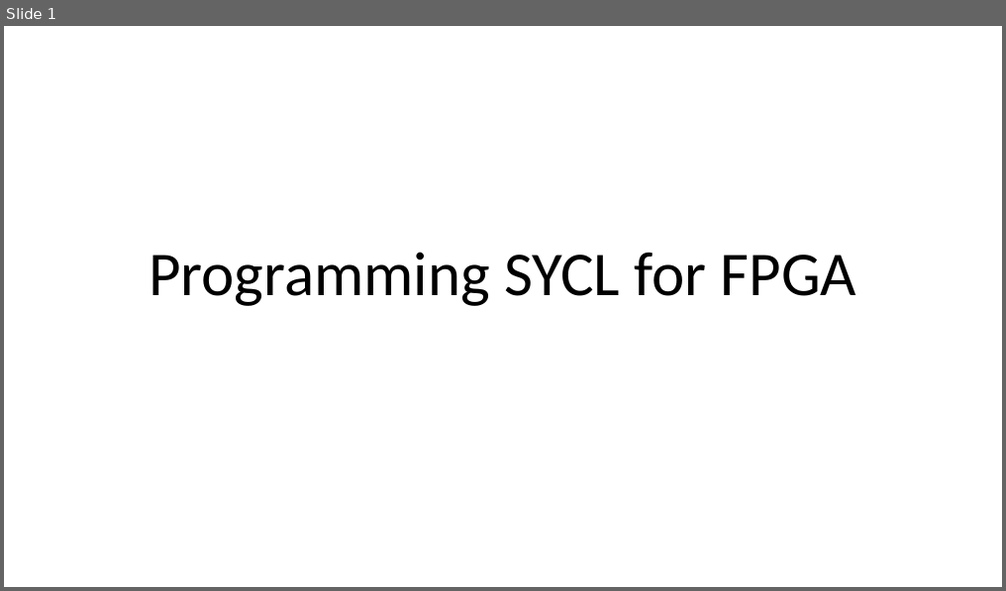
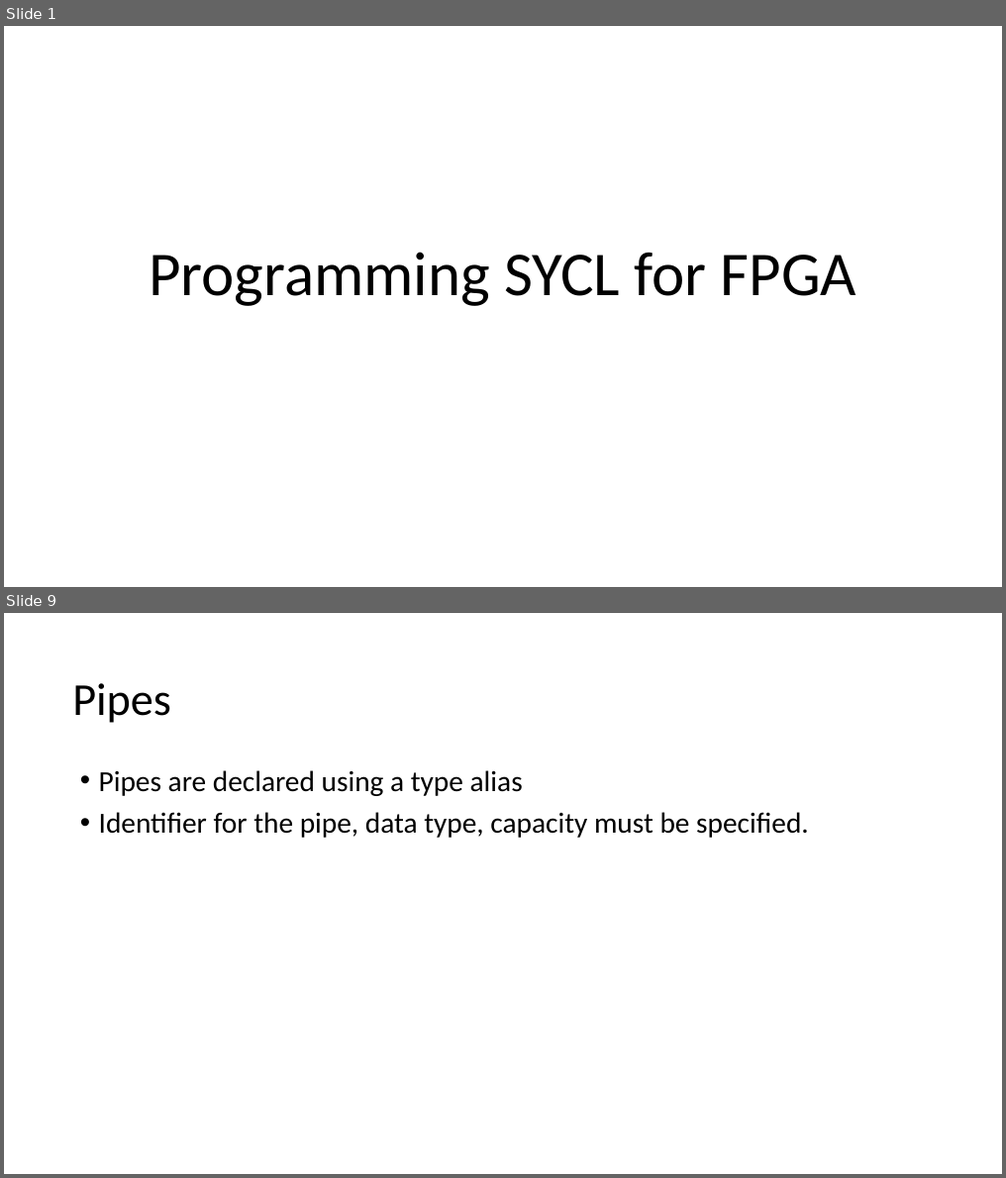
Before and after one commit to BenjaminMFindley/Reconfig-2-SYCL-DPCPP, a slide deck: Slides/SYCL_FPGA.pptx. Shown one above the other, each under a label of ours: slide 1 before the commit, slides 1 and 9 after it; the slides between them are not shown. The pictures are 1006x591 and 1006x1178 pixels, drawn with LibreOffice and Linux fonts; fonts in the diff are those of the drawing. Boxes give left, top, right and bottom in pixels: in the first picture for what was removed or moved away, otherwise in the second. Text is boxed around its words. In the diff, an @@ line names an element or a change of style, - is before the commit and + after.

```diff
--- a/Slides/SYCL_FPGA.pptx
+++ b/Slides/SYCL_FPGA.pptx
@@ slide 9 added at (x1=4, y1=613, x2=1002, y2=1174), background #FFFFFF @@
@@ text added at (x1=72, y1=683, x2=171, y2=723), 44 pt, text #000000 @@
+Pipes
@@ text added at (x1=99, y1=770, x2=809, y2=838), 28 pt, text #000000 @@
+• Pipes are declared using a type alias
+• Identifier for the pipe, data type, capacity must be specified.
```
Also in this commit, not shown: 2 slides changed, 8 other slides added.
